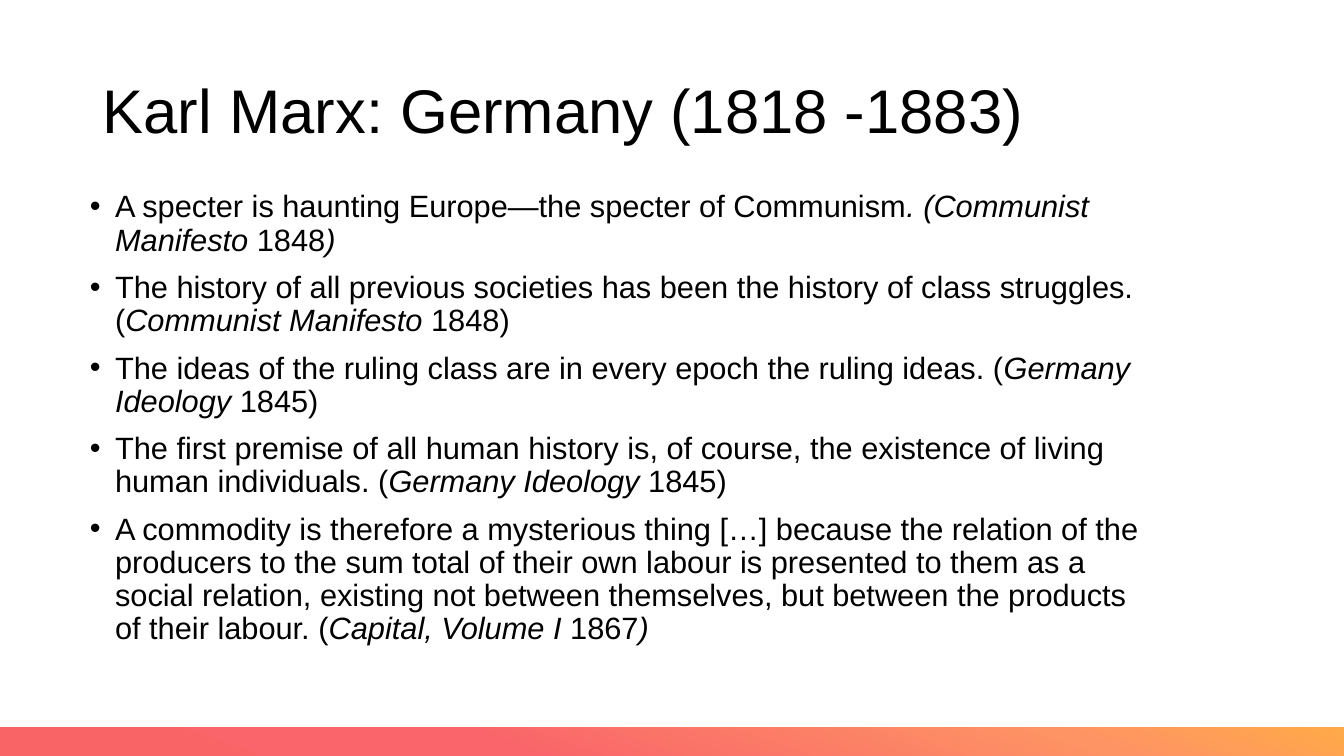
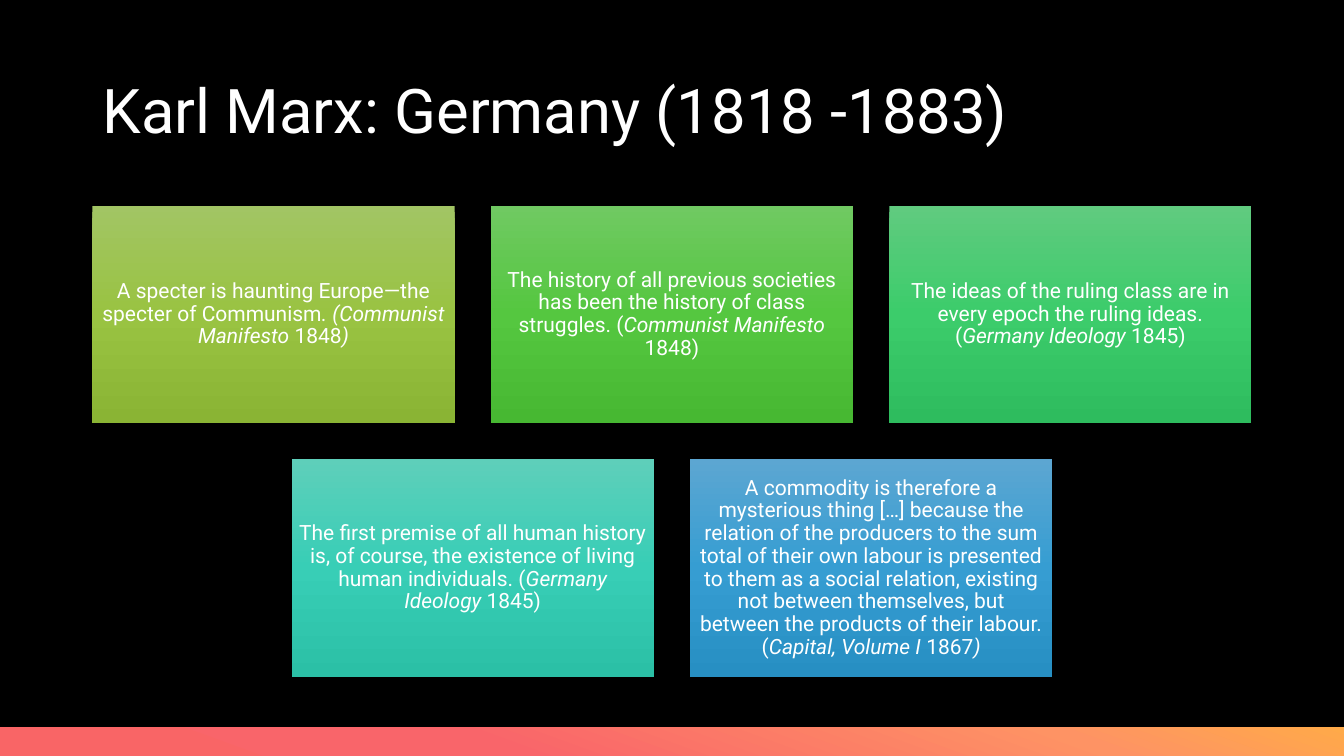
Before and after one commit to XueWenSYan/Intro_to_sociology, a slide deck: slide 13 of Meetings 1 & 2.pptx (slide 14 before the commit). Drawn at 1344x756 pixels with LibreOffice and Linux fonts; fonts in the diff are those of the drawing; background and template pictures are left out. Boxes give left, top, right and bottom in pixels: in the first picture for what was removed or moved away, otherwise in the second. Text is boxed around its words. In the diff, an @@ line names an element or a change of style, - is before the commit and + after.

```diff
--- a/Meetings 1 & 2.pptx
+++ b/Meetings 1 & 2.pptx
@@ background #FFFFFF to picture (left out) @@
@@ title "Karl Marx: Germany (1818 -1883)" at bbox=[102, 84, 1008, 147]: font Arial to Roboto, text colour #000000 to #FFFFFF @@
@@ text removed at bbox=[115, 194, 1138, 645] @@
-• A specter is haunting Europe—the specter of Communism. (Communist Manifesto 1848)
-• The history of all previous societies has been the history of class struggles. (Communist Manifesto 1848)
-• The ideas of the ruling class are in every epoch the ruling ideas. (Germany Ideology 1845)
-• The first premise of all human history is, of course, the existence of living human individuals. (Germany Ideology 1845)
-• A commodity is therefore a mysterious thing […] because the relation of the producers to the sum total of their own labour is presented to them as a social relation, existing not between themselves, but between the products of their labour. (Capital, Volume I 1867)
@@ group added at bbox=[93, 206, 1251, 678]: 5 rectangles, 5 texts @@
+A specter is haunting Europe—the specter of Communism. (Communist Manifesto 1848)
+The history of all previous societies has been the history of class struggles. (Communist Manifesto 1848)
+The ideas of the ruling class are in every epoch the ruling ideas. (Germany Ideology 1845)
+The first premise of all human history is, of course, the existence of living human individuals. (Germany Ideology 1845)
+A commodity is therefore a mysterious thing […] because the relation of the producers to the sum total of their own labour is presented to them as a social relation, existing not between themselves, but between the products of their labour. (Capital, Volume I 1867)
```
Also in this commit, not shown: 20 other slides changed, 2 slides added, 2 slides removed, 2 other files.
